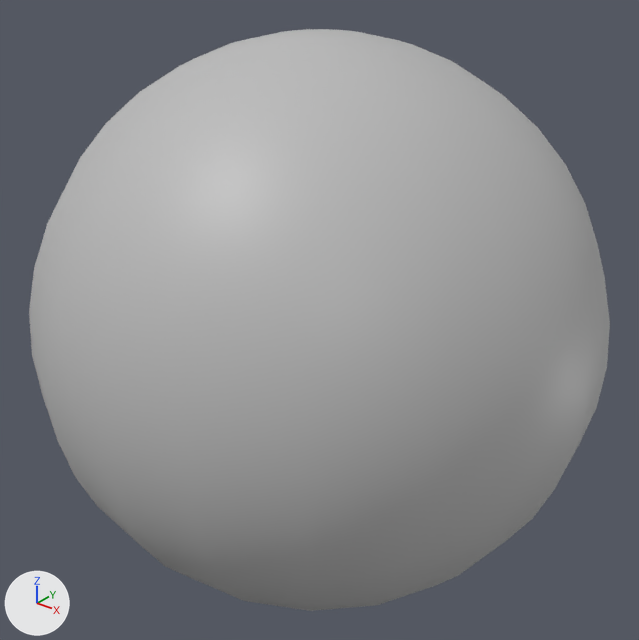
Two versions of the FBX model Assets/DevAssets/Minigames/Ramp Pieces/Marble.fbx, one commit apart.
Before and after are seen from a 50 mm lens placed at (1.328, -1.662, 1.757), pointed at (-0.001, -0.001, 0.727). Lighting does not change. The marker at lower left points along +X, +Y and +Z. Where no turn or scale is listed for an object, it has been applied to the vertices.

Names of what the first picture shows: 'Marble'.
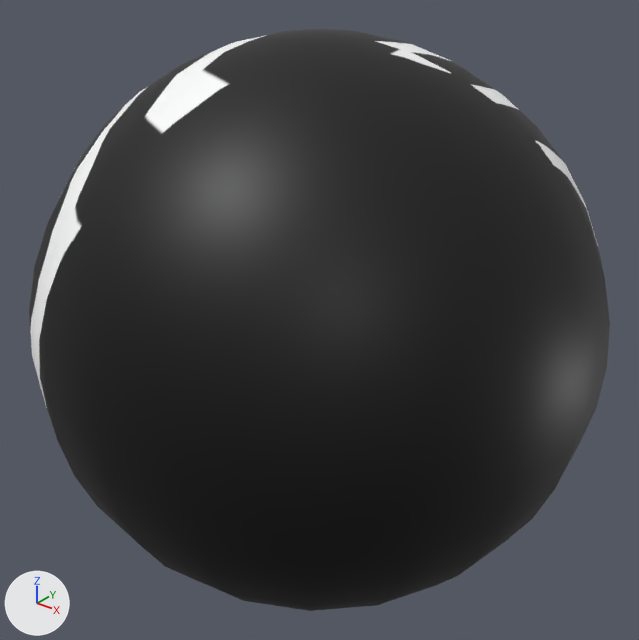
Changed parts and their boxes (x1, y1, x2, y2) in the pictures (639 x 640 px):
'Marble', surface changed (grey to black)
    both: (29, 29, 610, 611)

What changed in the scene script:
```text
Add img_ramp_pieces_obj_2_ramp_mat_basemap_png:
    img_ramp_pieces_obj_2_ramp_mat_basemap_png = load_image('Ramp Pieces OBJ 2_Ramp MAT_BaseMap.png', '../Ramp Mats/Ramp Pieces OBJ 2_Ramp MAT_BaseMap.png', 1024, 1024, 'sRGB')
Change mat_ramp_and_marble_mat:
    remove mat_ramp_and_marble_mat.base_color = (0.5, 0.5, 0.5)  # grey #bcbcbc
    add mat_ramp_and_marble_mat.texture = img_ramp_pieces_obj_2_ramp_mat_basemap_png
```
